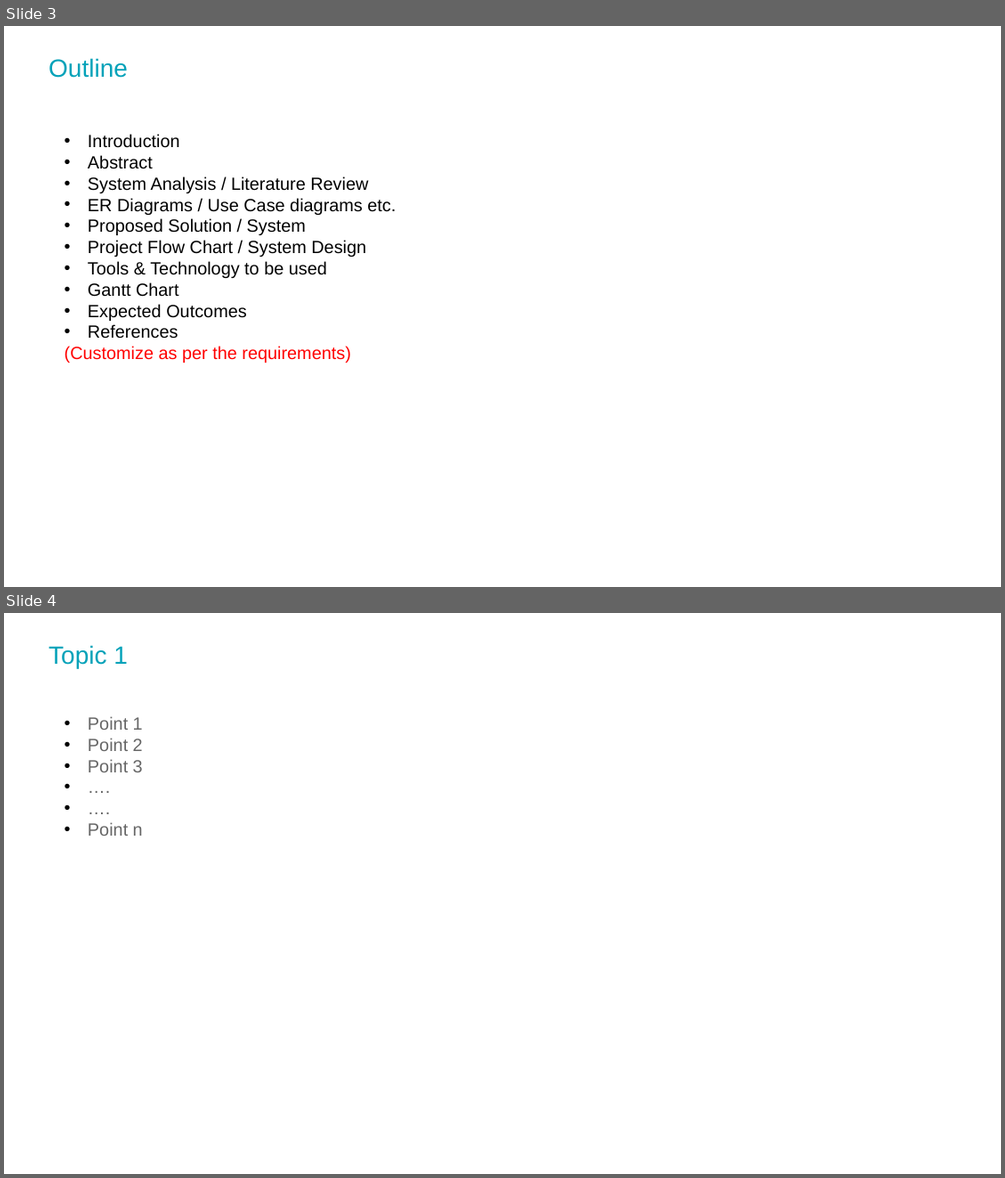
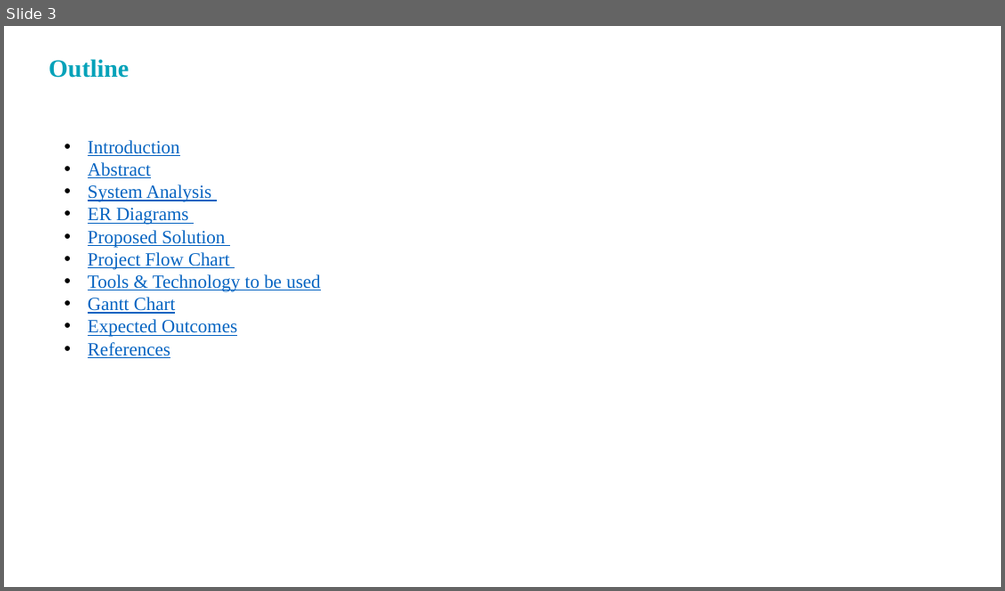
Before and after one commit to mkaria2013/Weather_Forecast_App, a slide deck: Project Documation/PPT Format.pptx. Shown one above the other, each under a label of ours: slides 3 and 4 before the commit, slide 3 after it. The pictures are 1005x1178 and 1005x591 pixels, drawn with LibreOffice and Linux fonts; fonts in the diff are those of the drawing; background and template pictures are left out. Boxes give left, top, right and bottom in pixels: in the first picture for what was removed or moved away, otherwise in the second. Text is boxed around its words. In the diff, an @@ line names an element or a change of style, - is before the commit and + after.

```diff
--- a/Project Documation/PPT Format.pptx
+++ b/Project Documation/PPT Format.pptx
@@ slide 4 removed at bbox=[4, 613, 1001, 1174], background picture (left out) @@
@@ title removed at bbox=[48, 645, 128, 668] @@
-Topic 1
@@ text removed at bbox=[88, 716, 143, 835] @@
-• Point 1
-• Point 2
-• Point 3
-• ….
-• ….
-• Point n
@@ slide 3 changed as well @@
@@ title "Outline" at bbox=[48, 59, 129, 78]: font Arial to Times New Roman, bold on @@
@@ text at bbox=[88, 140, 320, 358]: size 17 to 18 pt, font Arial to Times New Roman, text colour #000000 to #0563C1, underline on in "Introduction", "Abstract", "Tools & Technology to be used", "Gantt Chart" and 2 more places; indent changed @@
@@ text at bbox=[88, 184, 230, 270]: text changed; size 17 to 18 pt; font Arial to Times New Roman; text colour #000000 to #0563C1 @@
-• System Analysis / Literature Review
-• ER Diagrams / Use Case diagrams etc.
-• Proposed Solution / System
-• Project Flow Chart / System Design
+• System Analysis
+• ER Diagrams
+• Proposed Solution
+• Project Flow Chart
@@ text at bbox=[65, 346, 350, 362]: paragraph removed @@
-(Customize as per the requirements)
```
Also in this commit, not shown: 17 slides added, 2 other slides removed.
